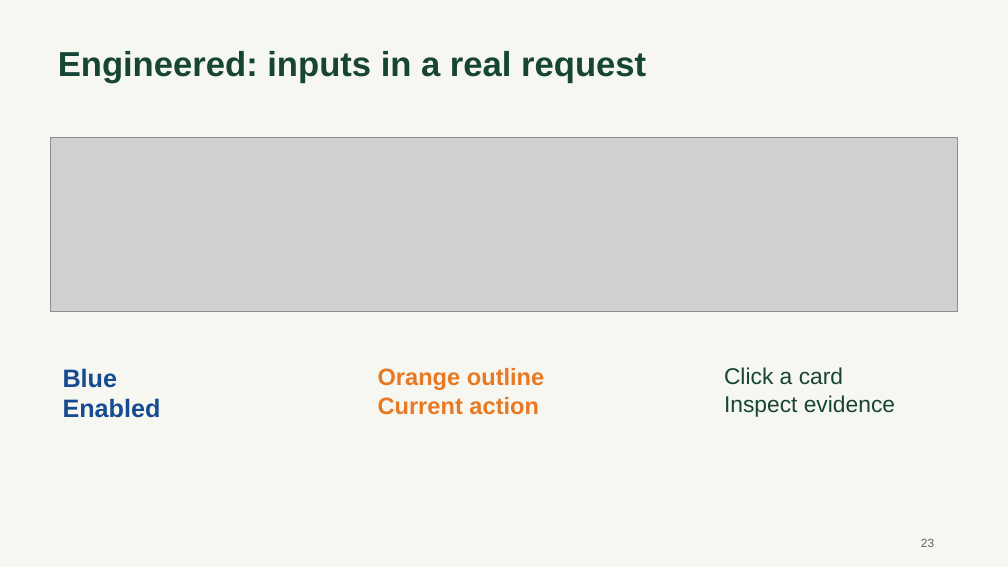
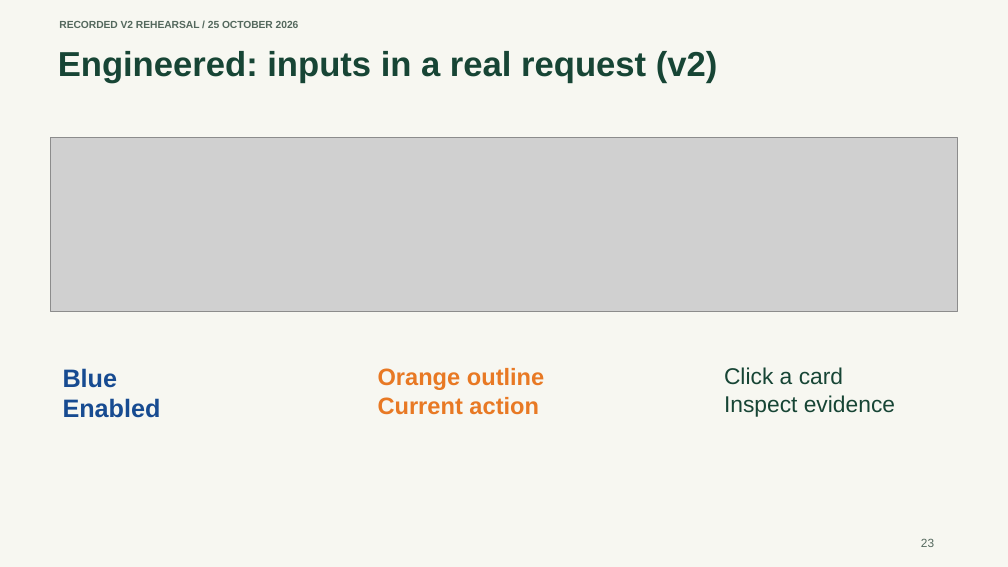
Before and after one commit to shubham-t/harness-lab, a slide deck: slide 23 of presentation/Agent-Harness-Workshop.pptx. Drawn at 1008x567 pixels with LibreOffice and Linux fonts; fonts in the diff are those of the drawing; grey boxes stand for pictures. Boxes give left, top, right and bottom in pixels: in the first picture for what was removed or moved away, otherwise in the second. Text is boxed around its words. In the diff, an @@ line names an element or a change of style, - is before the commit and + after.

Commit message:
Clarify live outcomes, harden rehearsal evaluation and record v3 evidence

```diff
--- a/presentation/Agent-Harness-Workshop.pptx
+++ b/presentation/Agent-Harness-Workshop.pptx
@@ text added at [59,21,299,28], 9.8 pt, text #54685D, bold @@
+RECORDED V2 REHEARSAL / 25 OCTOBER 2026
@@ text at [58,51,718,83]: text changed @@
-Engineered: inputs in a real request
+Engineered: inputs in a real request (v2)
```
Also in this commit, not shown: 12 other slides changed, 2 slides added, 45 other files.
